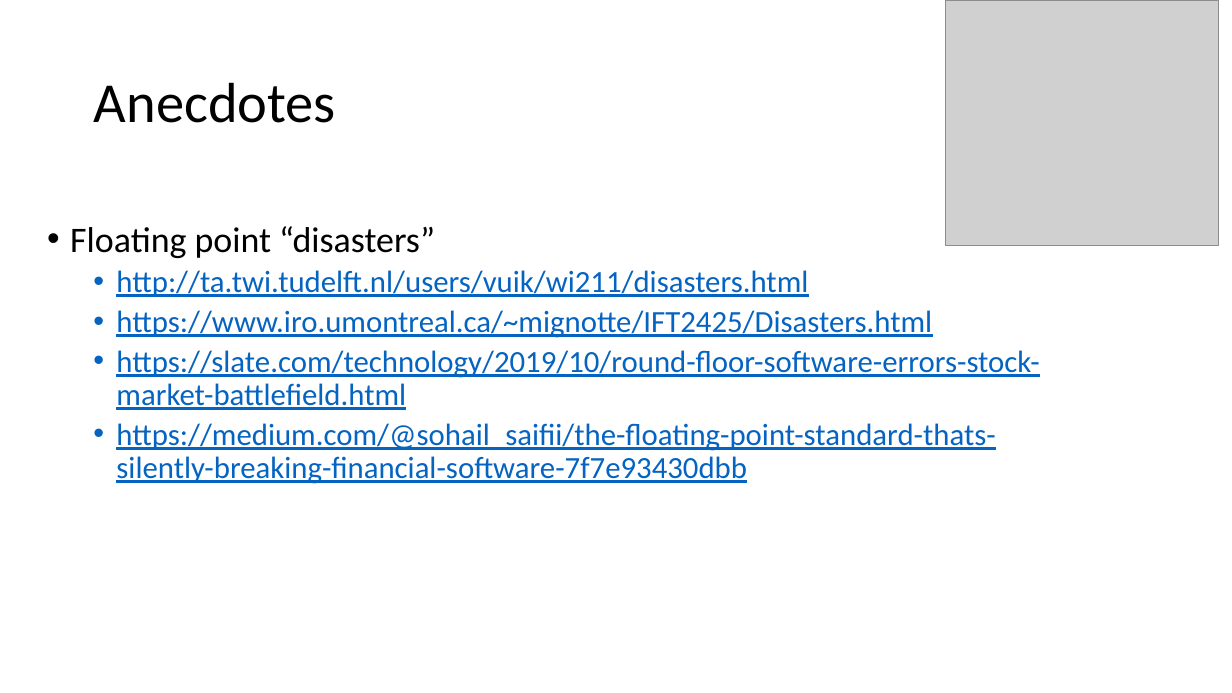
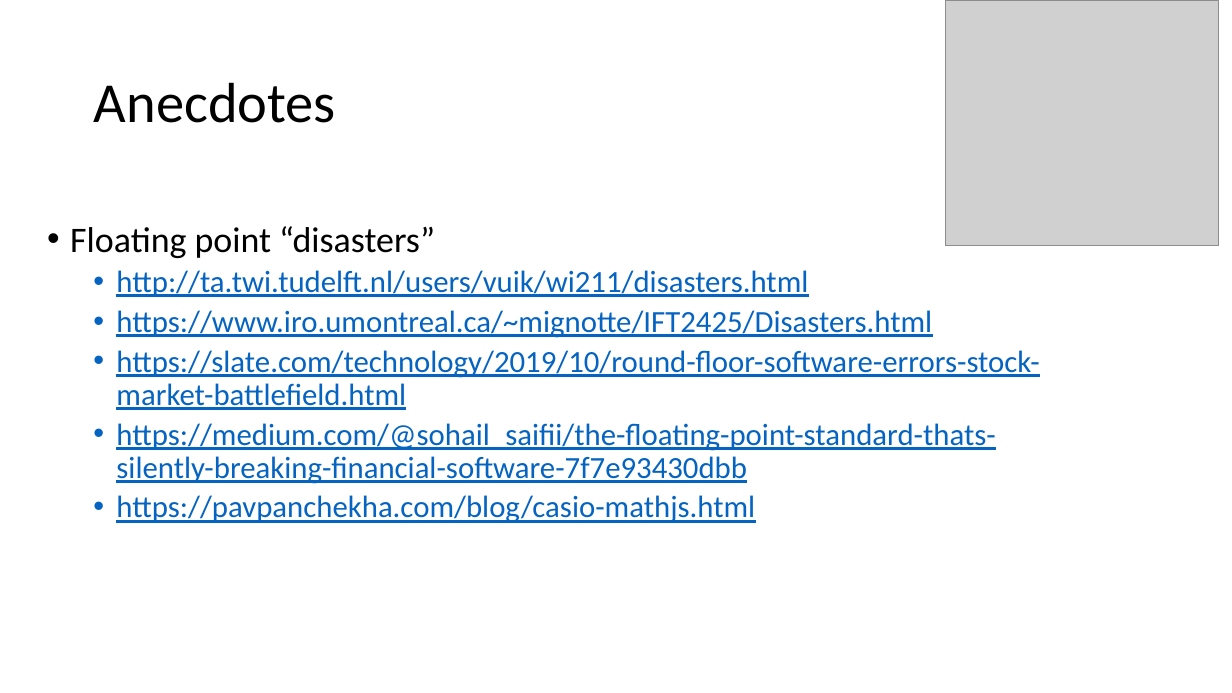
Before and after one commit to VinInn/FPCourse, a slide deck: slide 61 of Slides/FPforScientist.pptx (slide 60 before the commit). Drawn at 1232x693 pixels with LibreOffice and Linux fonts; fonts in the diff are those of the drawing; grey boxes stand for pictures. Boxes give left, top, right and bottom in pixels: in the first picture for what was removed or moved away, otherwise in the second. Text is boxed around its words. In the diff, an @@ line names an element or a change of style, - is before the commit and + after.

```diff
--- a/Slides/FPforScientist.pptx
+++ b/Slides/FPforScientist.pptx
@@ text at (116, 495, 755, 523): paragraph added @@
+  • https://pavpanchekha.com/blog/casio-mathjs.html
```
Also in this commit, not shown: 4 other slides changed, 1 slide added.
